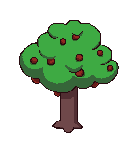
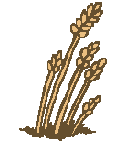
Layers edited between the first and the second (138, 142) image:
added layer "wheat" above "grass" over [19, 2, 107, 141]
hid "tree" over [19, 20, 119, 133]
